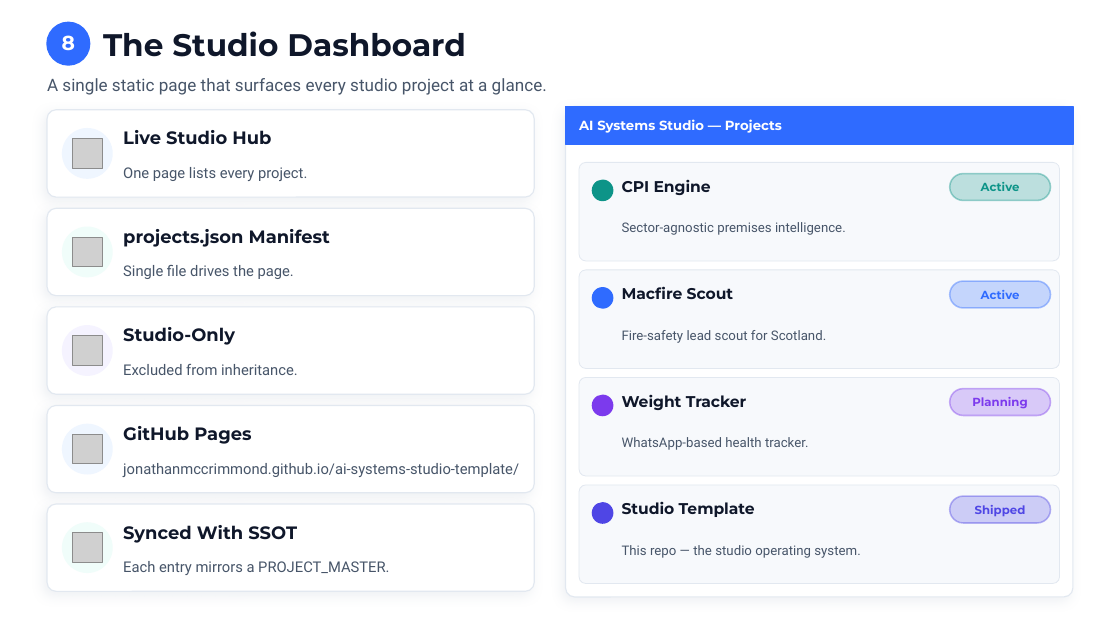
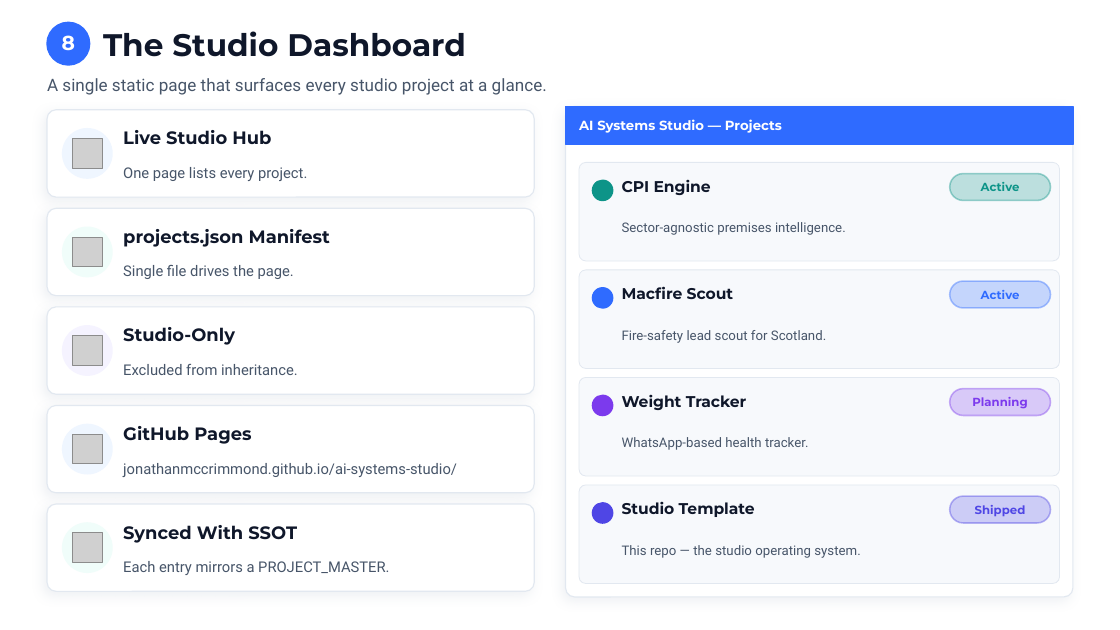
Before and after one commit to jonathanmccrimmond/ai-systems-studio-template, a slide deck: slide 8 of slides/AISS-Template-Showcase-v0.1.pptx. Drawn at 1120x630 pixels with LibreOffice and Linux fonts; fonts in the diff are those of the drawing; grey boxes stand for pictures. Boxes give left, top, right and bottom in pixels: in the first picture for what was removed or moved away, otherwise in the second. Text is boxed around its words. In the diff, an @@ line names an element or a change of style, - is before the commit and + after.

```diff
--- a/slides/AISS-Template-Showcase-v0.1.pptx
+++ b/slides/AISS-Template-Showcase-v0.1.pptx
@@ text at [123,463,457,477]: text changed @@
-jonathanmccrimmond.github.io/ai-systems-studio-template/
+jonathanmccrimmond.github.io/ai-systems-studio/
```
Also in this commit, not shown: 3 other files.
